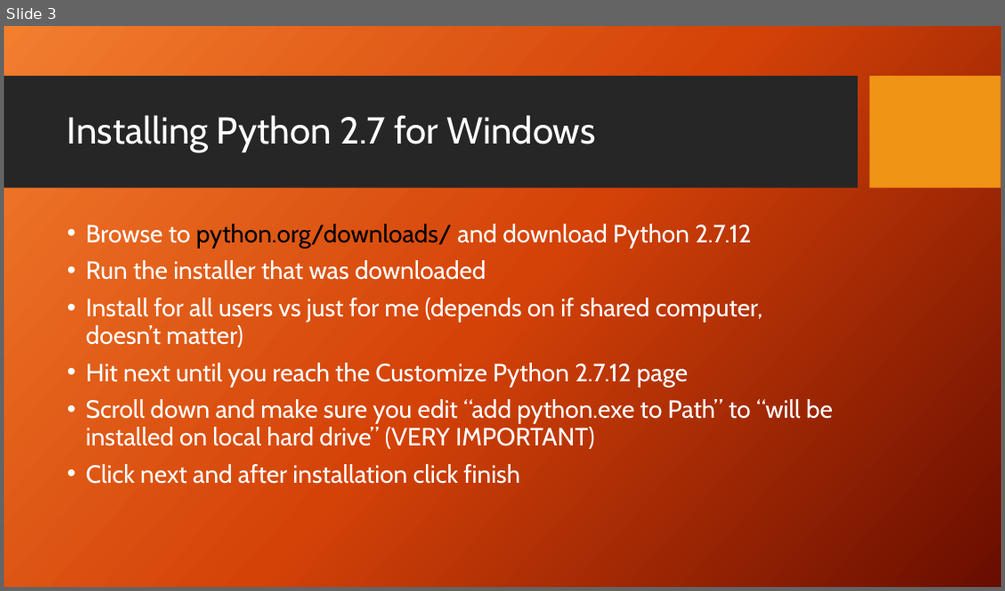
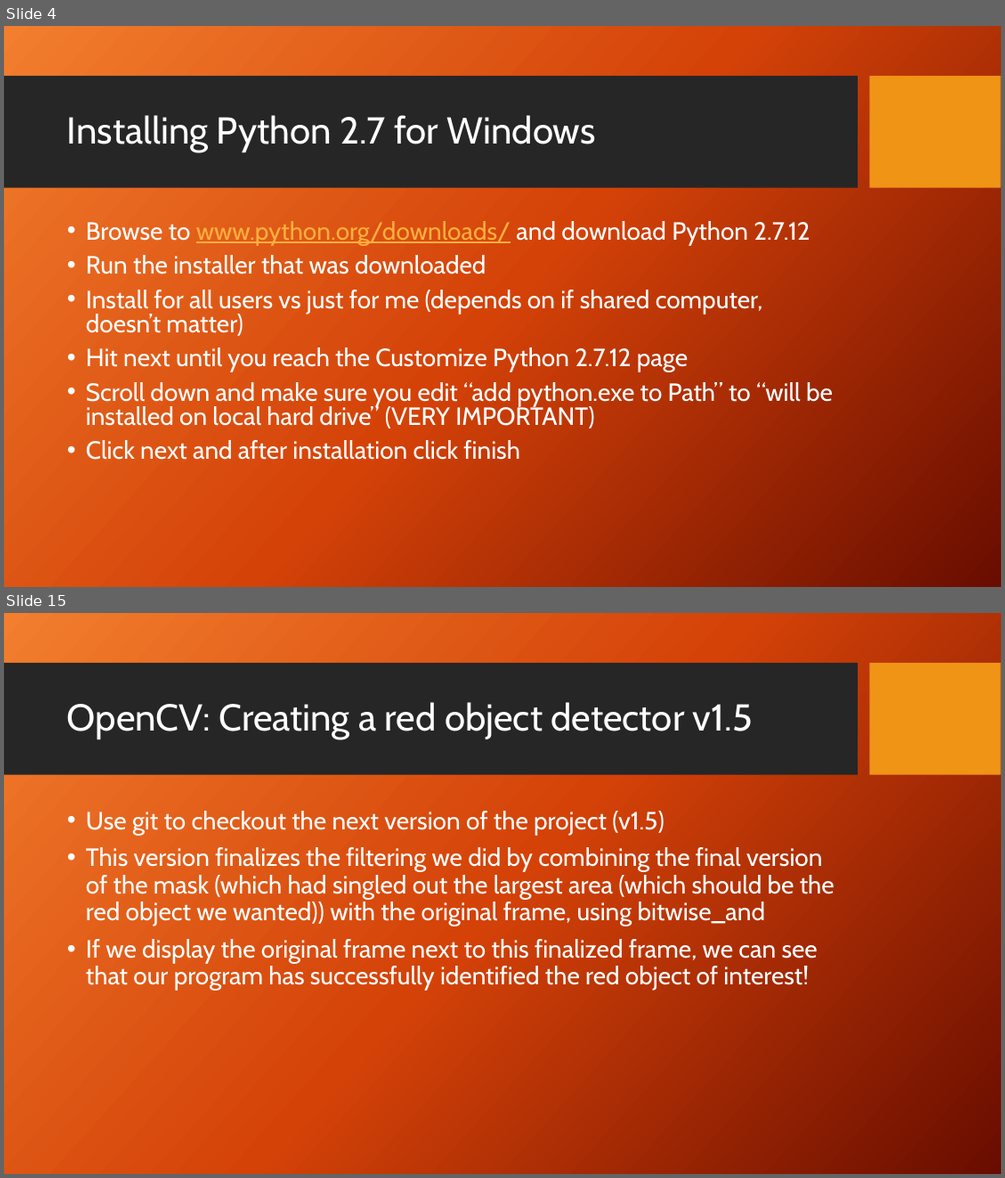
Before and after one commit to jviszlai/opencvPythonTutorial, a slide deck: PowerPoint.pptx. Shown one above the other, each under a label of ours: slide 3 before the commit, slides 4 and 15 after it; the slides between them are not shown. The pictures are 1005x591 and 1005x1178 pixels, drawn with LibreOffice and Linux fonts; fonts in the diff are those of the drawing; background and template pictures are left out. Boxes give left, top, right and bottom in pixels: in the first picture for what was removed or moved away, otherwise in the second. Text is boxed around its words. In the diff, an @@ line names an element or a change of style, - is before the commit and + after.

```diff
--- a/PowerPoint.pptx
+++ b/PowerPoint.pptx
@@ slide 15 added at [4, 613, 1001, 1174], background picture (left out); not listed: 2 template elements that a slide beside it also shows @@
@@ title added at [67, 702, 752, 739], 36 pt, text #FFFFFF @@
+OpenCV: Creating a red object detector v1.5
@@ text added at [86, 811, 834, 990], 24 pt, text #FFFFFF @@
+• Use git to checkout the next version of the project (v1.5)
+• This version finalizes the filtering we did by combining the final version of the mask (which had singled out the largest area (which should be the red object we wanted)) with the original frame, using bitwise_and
+• If we display the original frame next to this finalized frame, we can see that our program has successfully identified the red object of interest!
@@ what was slide 3 is now slide 4 @@
@@ slide 4 changed as well @@
@@ text at [86, 221, 809, 245]: text changed @@
-• Browse to python.org/downloads/ and download Python 2.7.12
+• Browse to www.python.org/downloads/ and download Python 2.7.12
@@ text at [86, 255, 833, 459]: line spacing 0.9 to 0.8 @@
```
Also in this commit, not shown: 2 other slides changed, 11 other slides added.
